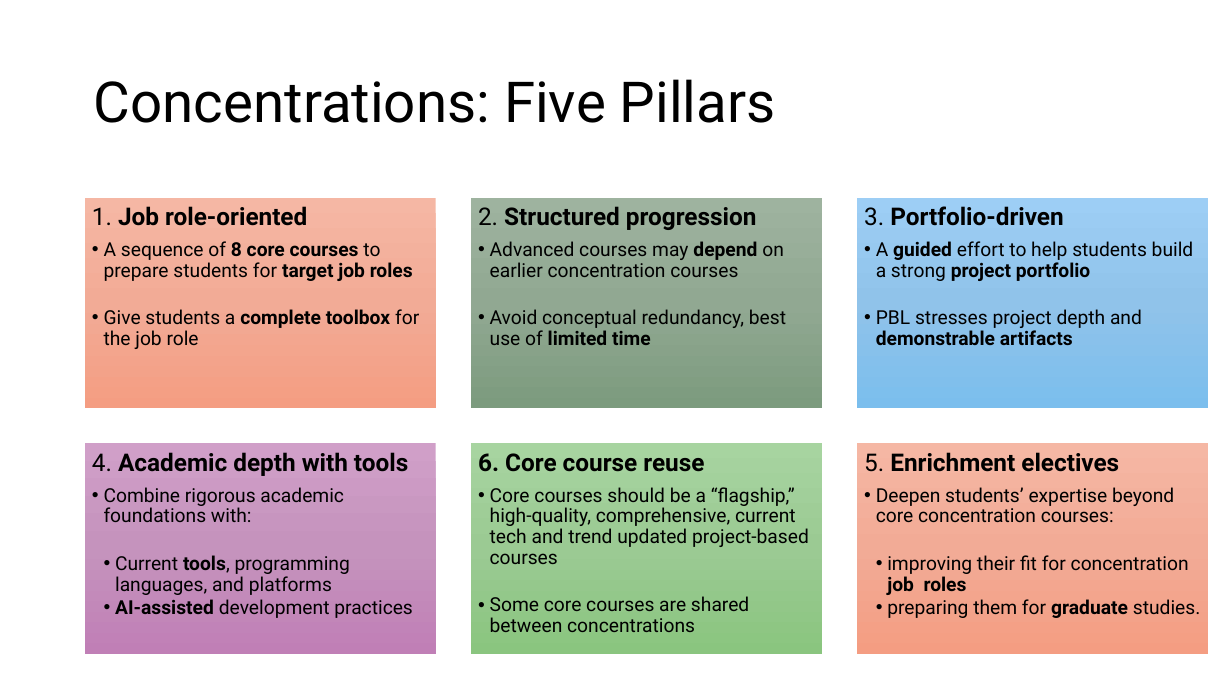
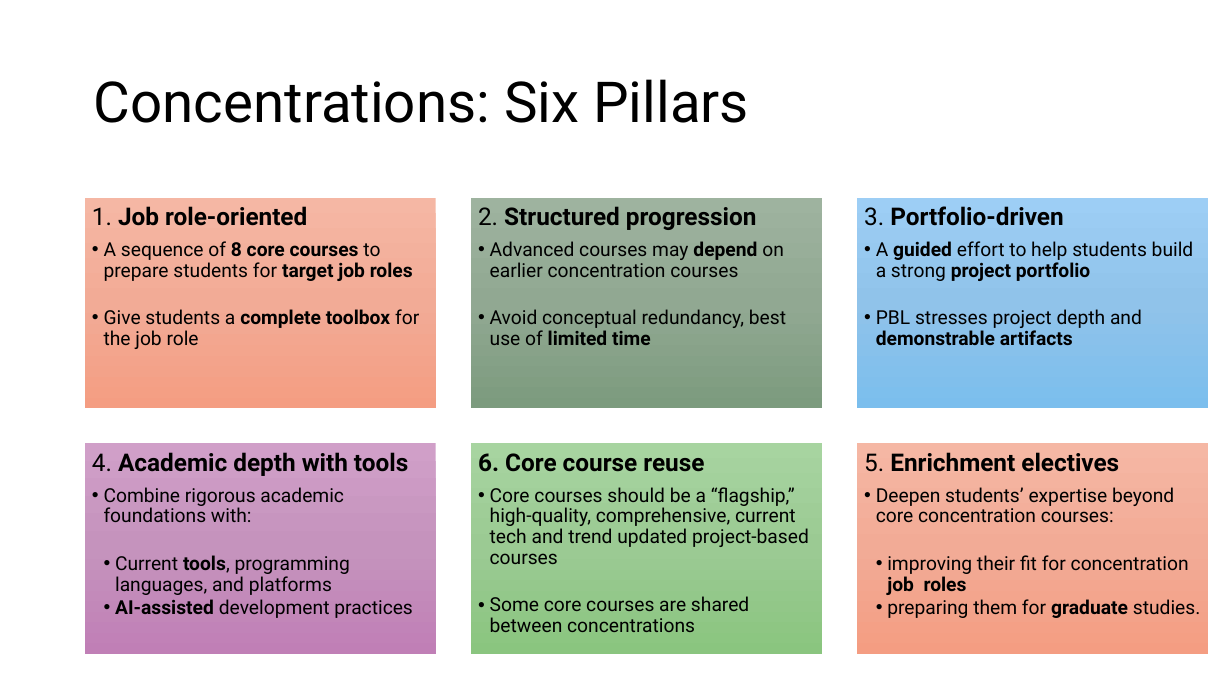
Before and after one commit to ApartsinProjects/hitspecs, a slide deck: slide 2 of Concentration2.pptx. Drawn at 1232x693 pixels with LibreOffice and Linux fonts; fonts in the diff are those of the drawing. Boxes give left, top, right and bottom in pixels: in the first picture for what was removed or moved away, otherwise in the second. Text is boxed around its words. In the diff, an @@ line names an element or a change of style, - is before the commit and + after.

```diff
--- a/Concentration2.pptx
+++ b/Concentration2.pptx
@@ title at [94, 79, 749, 123]: text changed @@
-Concentrations: Five Pillars
+Concentrations: Six Pillars
```
Also in this commit, not shown: 34 other files.
